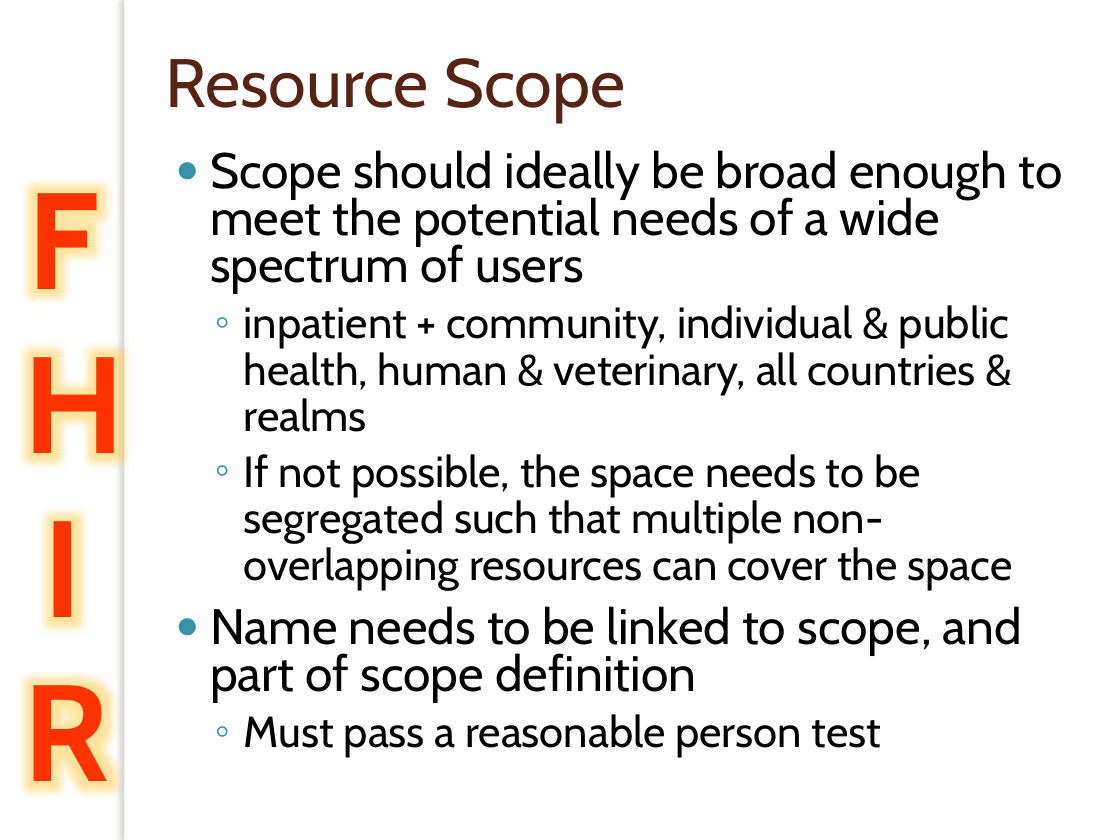
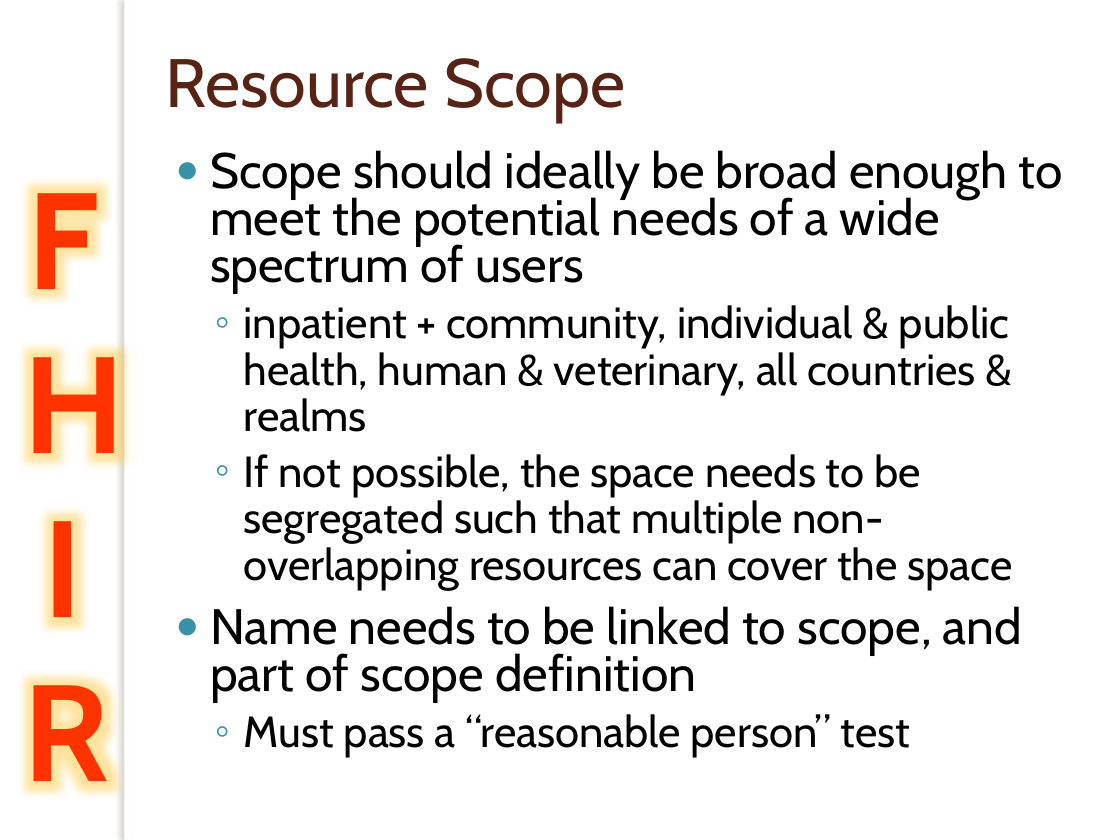
Before and after one commit to vista-novo/fhir, a slide deck: slide 19 of presentations/2012-May WGM Tutorials/201205 WGM Building with FHIR.pptx. Drawn at 1120x840 pixels with LibreOffice and Linux fonts; fonts in the diff are those of the drawing; background and template pictures are left out. Boxes give left, top, right and bottom in pixels: in the first picture for what was removed or moved away, otherwise in the second. Text is boxed around its words. In the diff, an @@ line names an element or a change of style, - is before the commit and + after.

```diff
--- a/presentations/2012-May WGM Tutorials/201205 WGM Building with FHIR.pptx
+++ b/presentations/2012-May WGM Tutorials/201205 WGM Building with FHIR.pptx
@@ text at [244,714,910,757]: text changed @@
-  ◦ Must pass a reasonable person test
+  ◦ Must pass a “reasonable person” test
```
Also in this commit, not shown: 11 other slides changed.
